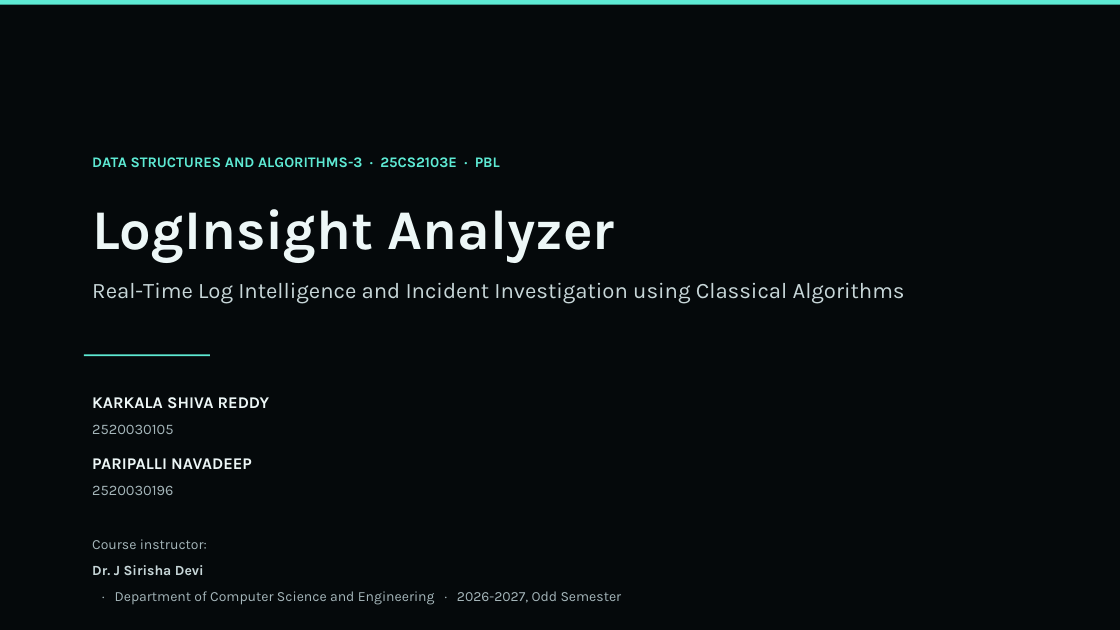
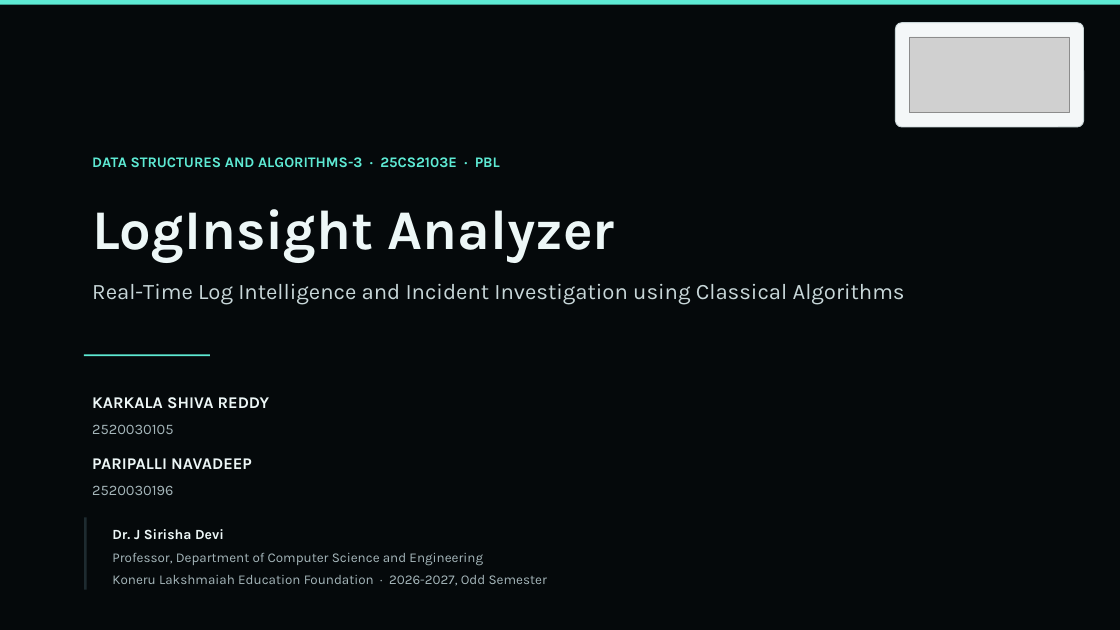
Before and after one commit to karkalashivareddy/KLH_CSE_2026-27_DSA-3_S3_T17_Loginsight-Analyzer, a slide deck: slide 1 of final-submission/LogInsight_Final_Project_Presentation.pptx. Drawn at 1120x630 pixels with LibreOffice and Linux fonts; fonts in the diff are those of the drawing; grey boxes stand for pictures. Boxes give left, top, right and bottom in pixels: in the first picture for what was removed or moved away, otherwise in the second. Text is boxed around its words. In the diff, an @@ line names an element or a change of style, - is before the commit and + after.

```diff
--- a/final-submission/LogInsight_Final_Project_Presentation.pptx
+++ b/final-submission/LogInsight_Final_Project_Presentation.pptx
@@ rounded rectangle added at [896, 23, 1084, 127], fill #F4F7F8, outline #C8D4D6 0.75 pt @@
@@ picture added at [910, 37, 1070, 113] @@
@@ rectangle added at [84, 518, 87, 590], fill #1E2B30 @@
@@ text at [92, 539, 207, 549]: paragraph removed @@
-Course instructor:
@@ text "Dr. J Sirisha Devi": place and size @@
-text "Dr. J Sirisha Devi" at [92, 539, 622, 605]
+text "Dr. J Sirisha Devi" at [112, 529, 547, 586]
@@ text at [112, 529, 224, 539]: text colour #C8D7D9 to #EDF7F7 in "Dr. J Sirisha Devi"; less space between paragraphs @@
@@ text at [112, 553, 547, 586]: text changed; size 12 to 11.5 pt @@
-· Department of Computer Science and Engineering · 2026-2027, Odd Semester
+Professor, Department of Computer Science and Engineering
+Koneru Lakshmaiah Education Foundation · 2026-2027, Odd Semester
```
Also in this commit, not shown: 15 other slides changed, 7 other files.
